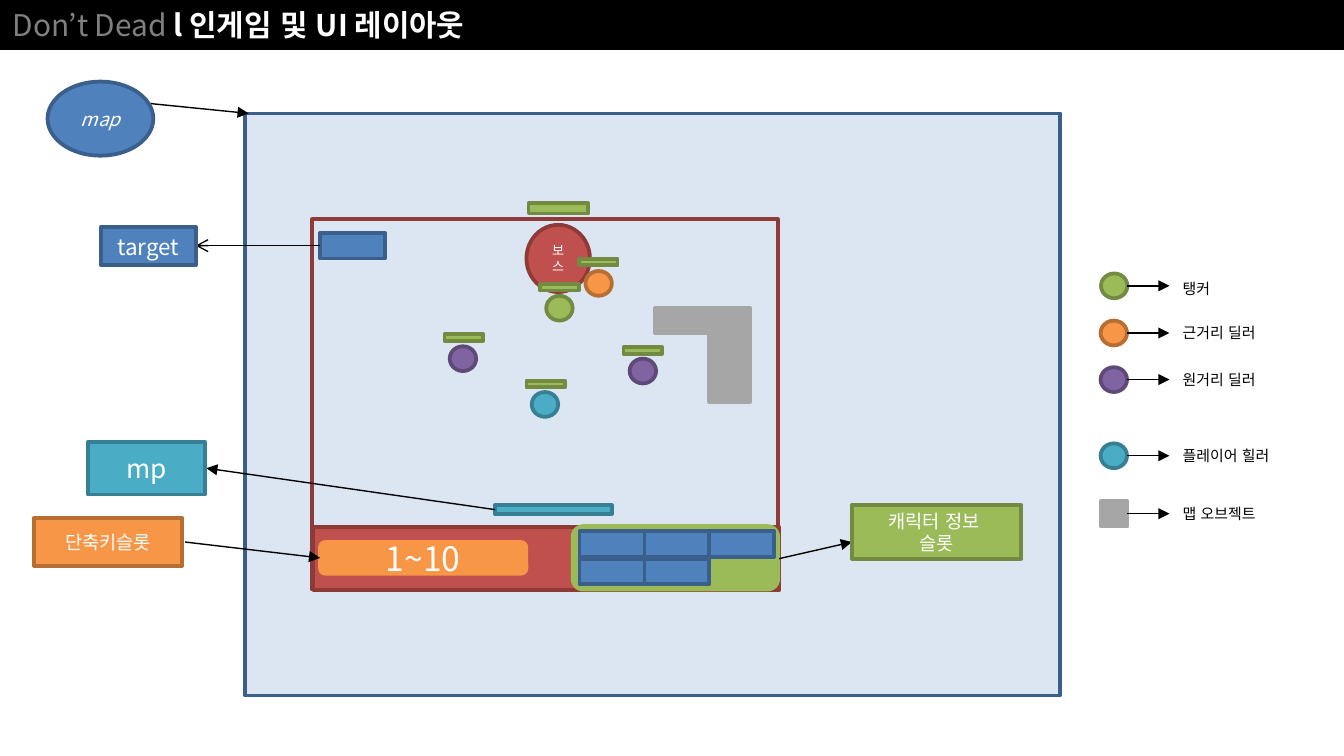
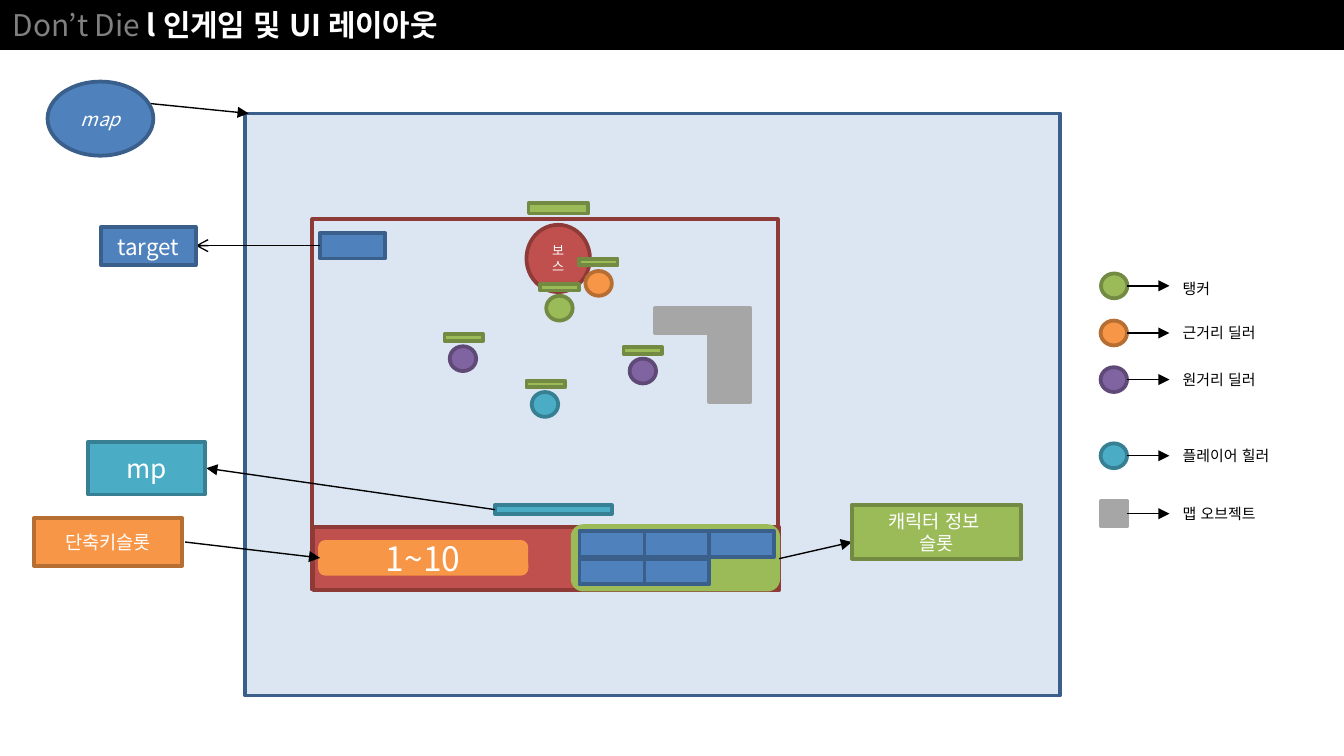
Before and after one commit to NoahCalhoun/DontDie, a slide deck: slide 5 of DDDocument/Don't Die ProtoType.pptx. Drawn at 1344x756 pixels with LibreOffice and Linux fonts; fonts in the diff are those of the drawing. Boxes give left, top, right and bottom in pixels: in the first picture for what was removed or moved away, otherwise in the second. Text is boxed around its words. In the diff, an @@ line names an element or a change of style, - is before the commit and + after.

```diff
--- a/DDDocument/Don't Die ProtoType.pptx
+++ b/DDDocument/Don't Die ProtoType.pptx
@@ text in rectangle at (13, 11, 438, 39): text changed @@
-Don’t Dead l 인게임 및 UI 레이아웃
+Don’t Die l 인게임 및 UI 레이아웃
```
Also in this commit, not shown: 8 other slides changed, 1 slide added.
